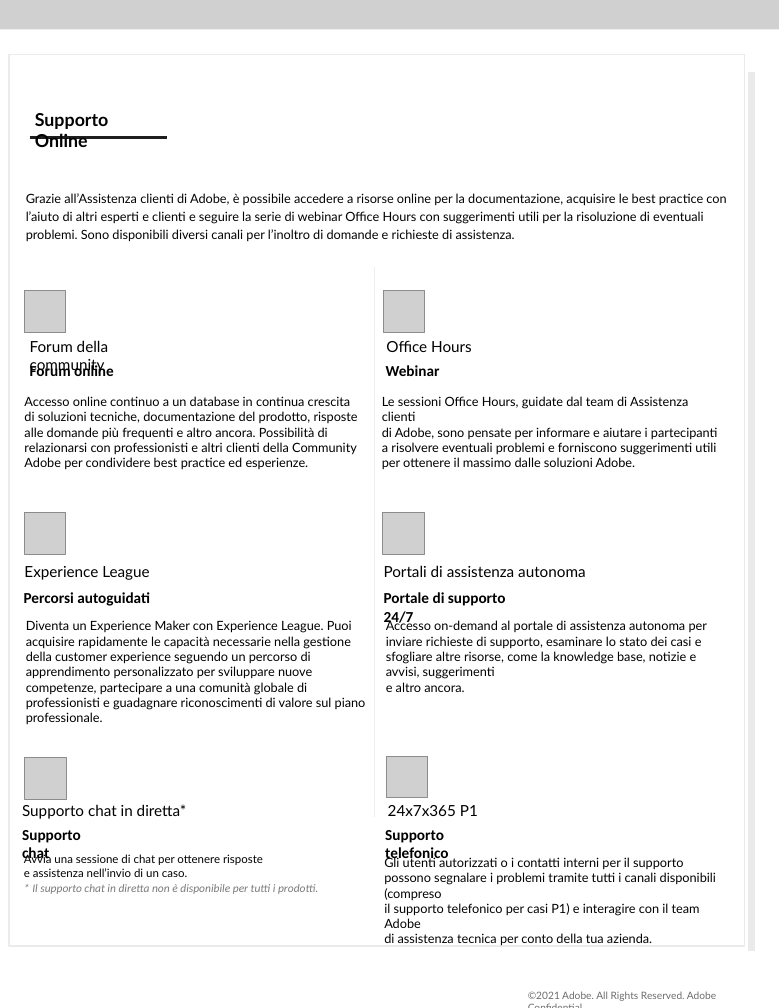
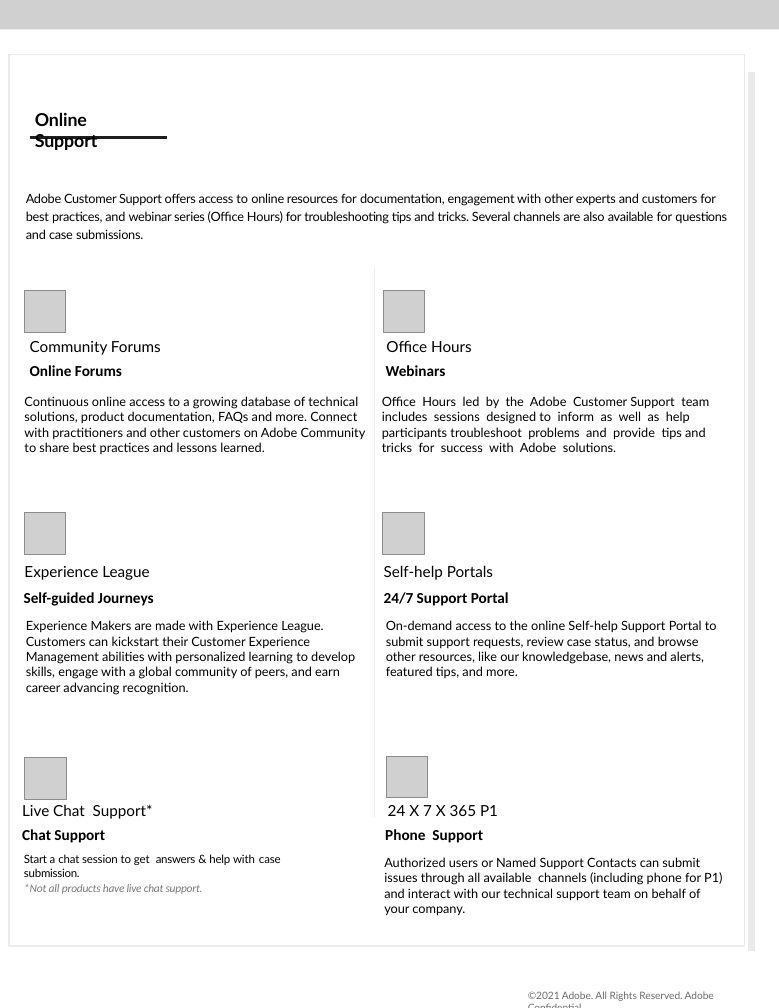
Before and after one commit to AdobeDocs/support-resources.it-IT, a slide deck: slide 2 of help/data-sheets/assets/OnlineSupportDatasheet.pptx. Drawn at 779x1008 pixels with LibreOffice and Linux fonts; fonts in the diff are those of the drawing; grey boxes stand for pictures; background and template pictures are left out. Boxes give left, top, right and bottom in pixels: in the first picture for what was removed or moved away, otherwise in the second. Text is boxed around its words. In the diff, an @@ line names an element or a change of style, - is before the commit and + after.

```diff
--- a/help/data-sheets/assets/OnlineSupportDatasheet.pptx
+++ b/help/data-sheets/assets/OnlineSupportDatasheet.pptx
@@ text at (x1=35, y1=112, x2=98, y2=150): text changed @@
-Supporto Online
+Online Support
@@ text at (x1=26, y1=193, x2=727, y2=224): text changed @@
-Grazie all’Assistenza clienti di Adobe, è possibile accedere a risorse online per la documentazione, acquisire le best practice con l’aiuto di altri esperti e clienti e seguire la serie di webinar Office Hours con suggerimenti utili per la risoluzione di eventuali problemi. Sono disponibili diversi canali per l’inoltro di domande e richieste di assistenza.
+Adobe Customer Support offers access to online resources for documentation, engagement with other experts and customers for best practices, and webinar series (Office Hours) for troubleshooting tips and tricks. Several channels are also available for questions and case submissions.
@@ text at (x1=30, y1=341, x2=161, y2=355): text changed @@
-Forum della community
+Community Forums
@@ text at (x1=30, y1=365, x2=122, y2=376): text changed @@
-Forum online
+Online Forums
@@ text at (x1=386, y1=365, x2=446, y2=376): text changed @@
-Webinar
+Webinars
@@ text at (x1=24, y1=396, x2=366, y2=454): text changed @@
-Accesso online continuo a un database in continua crescita
-di soluzioni tecniche, documentazione del prodotto, risposte alle domande più frequenti e altro ancora. Possibilità di relazionarsi con professionisti e altri clienti della Community Adobe per condividere best practice ed esperienze.
+Continuous online access to a growing database of technical solutions, product documentation, FAQs and more. Connect with practitioners and other customers on Adobe Community to share best practices and lessons learned.
@@ text at (x1=382, y1=396, x2=709, y2=452): text changed @@
-Le sessioni Office Hours, guidate dal team di Assistenza clienti
-di Adobe, sono pensate per informare e aiutare i partecipanti
-a risolvere eventuali problemi e forniscono suggerimenti utili
-per ottenere il massimo dalle soluzioni Adobe.
+Office Hours led by the Adobe Customer Support team includes sessions designed to inform as well as help participants troubleshoot problems and provide tips and tricks for success with Adobe solutions.
@@ text at (x1=384, y1=565, x2=493, y2=580): text changed @@
-Portali di assistenza autonoma
+Self-help Portals
@@ text at (x1=24, y1=592, x2=154, y2=606): text changed @@
-Percorsi autoguidati
+Self-guided Journeys
@@ text at (x1=384, y1=592, x2=509, y2=606): text changed @@
-Portale di supporto 24/7
+24/7 Support Portal
@@ text at (x1=26, y1=620, x2=355, y2=679): text changed @@
-Diventa un Experience Maker con Experience League. Puoi acquisire rapidamente le capacità necessarie nella gestione della customer experience seguendo un percorso di apprendimento personalizzato per sviluppare nuove competenze, partecipare a una comunità globale di professionisti e guadagnare riconoscimenti di valore sul piano professionale.
+Experience Makers are made with Experience League. Customers can kickstart their Customer Experience Management abilities with personalized learning to develop skills, engage with a global community of peers, and earn career advancing recognition.
@@ text at (x1=386, y1=620, x2=717, y2=678): text changed @@
-Accesso on-demand al portale di assistenza autonoma per inviare richieste di supporto, esaminare lo stato dei casi e sfogliare altre risorse, come la knowledge base, notizie e avvisi, suggerimenti
-e altro ancora.
+On-demand access to the online Self-help Support Portal to submit support requests, review case status, and browse other resources, like our knowledgebase, news and alerts, featured tips, and more.
@@ text at (x1=22, y1=804, x2=153, y2=819): text changed @@
-Supporto chat in diretta*
+Live Chat Support*
@@ text at (x1=388, y1=805, x2=498, y2=816): text changed @@
-24x7x365 P1
+24 X 7 X 365 P1
@@ text at (x1=22, y1=829, x2=105, y2=843): text changed @@
-Supporto chat
+Chat Support
@@ text at (x1=385, y1=829, x2=483, y2=843): text changed @@
-Supporto telefonico
+Phone Support
@@ text at (x1=24, y1=854, x2=281, y2=894): text changed @@
-Avvia una sessione di chat per ottenere risposte
-e assistenza nell’invio di un caso.
-* Il supporto chat in diretta non è disponibile per tutti i prodotti.
+Start a chat session to get answers & help with case submission.
+*Not all products have live chat support.
@@ text at (x1=384, y1=857, x2=722, y2=901): text changed; text colour #020302 to #000000 @@
-Gli utenti autorizzati o i contatti interni per il supporto possono segnalare i problemi tramite tutti i canali disponibili (compreso
-il supporto telefonico per casi P1) e interagire con il team Adobe
-di assistenza tecnica per conto della tua azienda.
+Authorized users or Named Support Contacts can submit issues through all available channels (including phone for P1) and interact with our technical support team on behalf of your company.
@@ text "©2021 Adobe. All Rights Reserved. ..." at (x1=528, y1=991, x2=714, y2=1001): letter spacing 0 to -0.1 pt @@
```
Also in this commit, not shown: 2 other slides changed, 7 other files.
